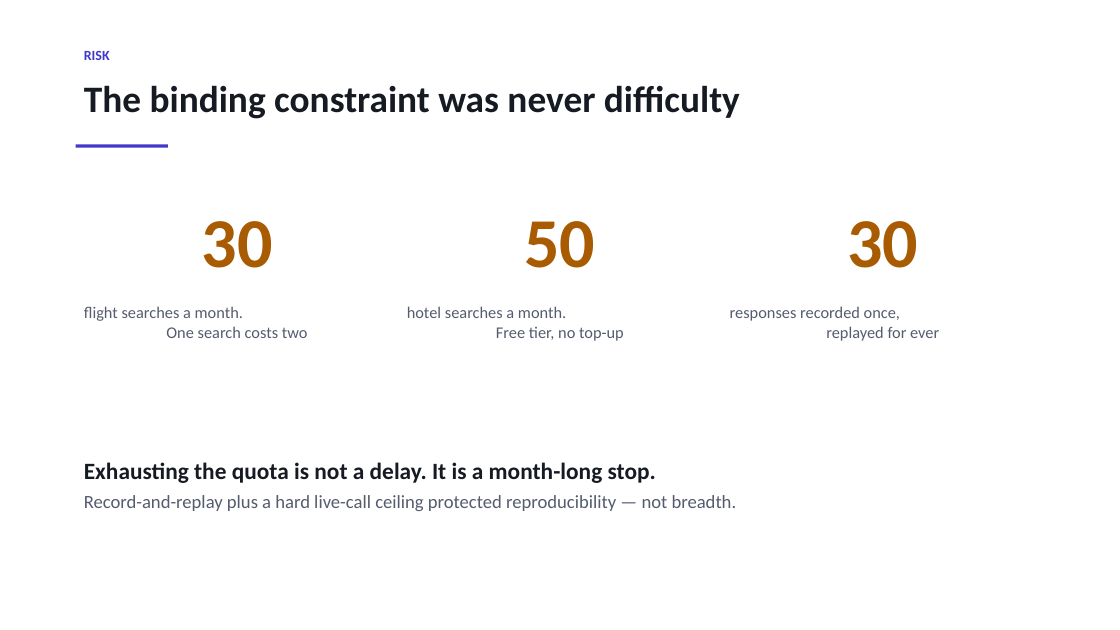
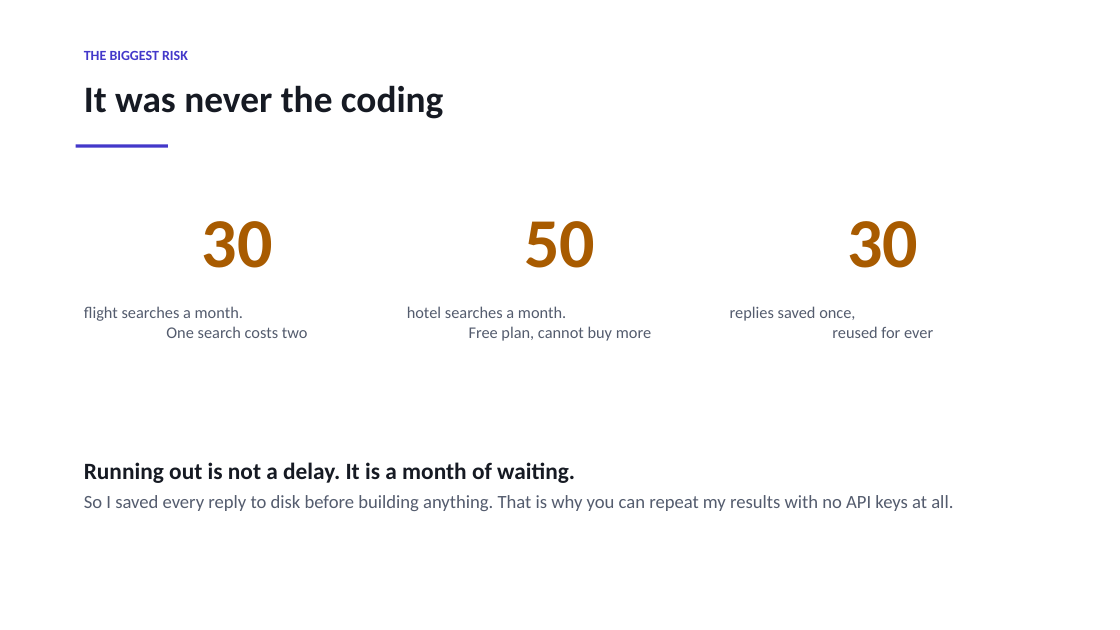
Before and after one commit to sherali143/Trip-Planner, a slide deck: slide 14 of submission/CMP7200_Viva_Presentation.pptx (slide 12 before the commit). Drawn at 1120x630 pixels with LibreOffice and Linux fonts; fonts in the diff are those of the drawing. Boxes give left, top, right and bottom in pixels: in the first picture for what was removed or moved away, otherwise in the second. Text is boxed around its words. In the diff, an @@ line names an element or a change of style, - is before the commit and + after.

```diff
--- a/submission/CMP7200_Viva_Presentation.pptx
+++ b/submission/CMP7200_Viva_Presentation.pptx
@@ text at (x1=84, y1=51, x2=188, y2=60): text changed @@
-RISK
+THE BIGGEST RISK
@@ text at (x1=84, y1=85, x2=443, y2=119): text changed @@
-The binding constraint was never difficulty
+It was never the coding
@@ text at (x1=407, y1=306, x2=651, y2=341): text changed @@
-hotel searches a month.
-Free tier, no top-up
+hotel searches a month.
+Free plan, cannot buy more
@@ text at (x1=730, y1=306, x2=933, y2=338): text changed @@
-responses recorded once,
-replayed for ever
+replies saved once,
+reused for ever
@@ text at (x1=84, y1=462, x2=953, y2=511): text changed @@
-Exhausting the quota is not a delay. It is a month-long stop.
-Record-and-replay plus a hard live-call ceiling protected reproducibility — not breadth.
+Running out is not a delay. It is a month of waiting.
+So I saved every reply to disk before building anything. That is why you can repeat my results with no API keys at all.
```
Also in this commit, not shown: 12 other slides changed, 4 slides added, 2 slides removed, 3 other files.
